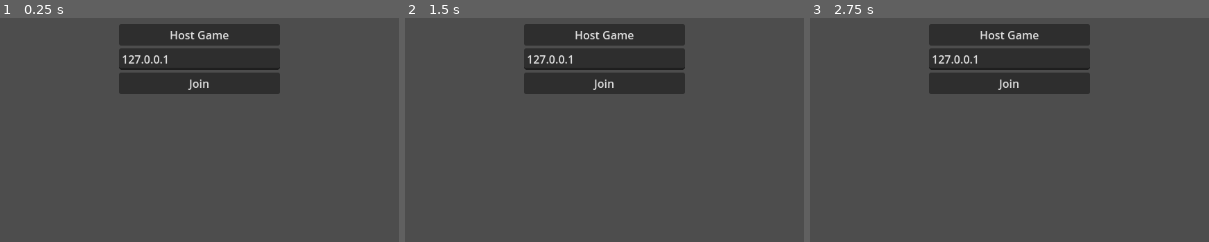
Above: before the commit, frames 1-3 (left to right).
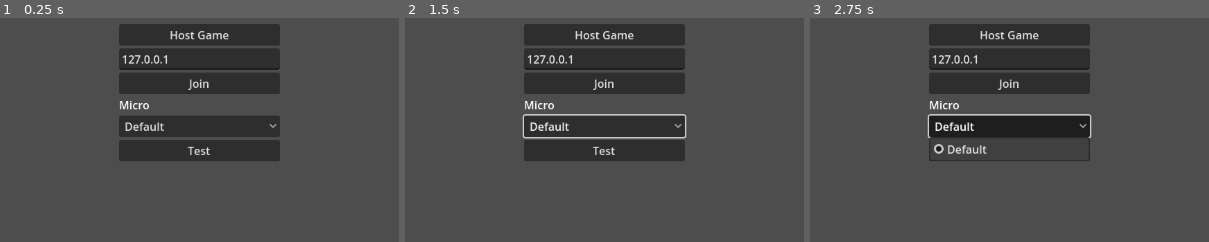
Above: after the commit, the same moments.

Repository: NHerreroo/VoiceActorGame
Game: Godot game, scene res://scenes/Main.tscn
Two runs of this game, one before a commit and one after it. Both use one fixed random seed, a clock stepped at 60 frames per second and the inputs below.
Inputs (mouse positions are % of the whole screen's width and height, from its top left):
- Up to frame 1 (0.25 s): no input
- Up to frame 2 (1.5 s): click (46, 51) at 0.5 s, where only the run after the commit has a clickable "Default"; click (46, 56) at 1.25 s, where only the run after the commit has a clickable "Test"
- Up to frame 3 (2.75 s): click (46, 51) at 2 s, where only the run after the commit has a clickable "Default"
The pictures show only the part of the screen within x 21-71%, y 27-77%; the shares and areas given below are measured in that part.

The runs differ from the first frame. In frame 1, 7.6% of the frame differs, in the area x 29-71%, y 37-64%; in frame 2, 8.4%; in frame 3, 5.0%.

Commit message:
graba pero no se escucha

Diff:
--- a/default_bus_layout.tres
+++ b/default_bus_layout.tres
@@ -1,3 +1,14 @@
-[gd_resource type="AudioBusLayout" format=3 uid="uid://rix75j162dag"]
+[gd_resource type="AudioBusLayout" load_steps=2 format=3 uid="uid://rix75j162dag"]
+
+[sub_resource type="AudioEffectRecord" id="AudioEffectRecord_j3pel"]
+resource_name = "Record"
 
 [resource]
+bus/1/name = &"Mic"
+bus/1/solo = false
+bus/1/mute = false
+bus/1/bypass_fx = false
+bus/1/volume_db = 0.0
+bus/1/send = &"Master"
+bus/1/effect/0/effect = SubResource("AudioEffectRecord_j3pel")
+bus/1/effect/0/enabled = true
--- a/scenes/Lobby.tscn
+++ b/scenes/Lobby.tscn
@@ -31,6 +31,24 @@
 layout_mode = 2
 text = "Start"
 
+[node name="Label" type="Label" parent="VBoxContainer"]
+layout_mode = 2
+text = "Micro"
+
+[node name="MicOptionButton" type="OptionButton" parent="VBoxContainer"]
+layout_mode = 2
+
+[node name="TestMicButton" type="Button" parent="VBoxContainer"]
+layout_mode = 2
+text = "Test"
+
+[node name="AudioStreamPlayer_Mic" type="AudioStreamPlayer" parent="VBoxContainer"]
+bus = &"Mic"
+
+[node name="AudioStreamPlayer_Play" type="AudioStreamPlayer" parent="VBoxContainer"]
+
 [connection signal="pressed" from="VBoxContainer/HostButton" to="." method="_on_host_button_pressed"]
 [connection signal="pressed" from="VBoxContainer/JoinButton" to="." method="_on_JoinButton_pressed"]
 [connection signal="pressed" from="VBoxContainer/StartButton" to="." method="_on_StartButton_pressed"]
+[connection signal="item_selected" from="VBoxContainer/MicOptionButton" to="." method="_on_mic_selected"]
+[connection signal="pressed" from="VBoxContainer/TestMicButton" to="." method="_on_test_mic_pressed"]
--- a/scripts/lobby.gd
+++ b/scripts/lobby.gd
@@ -3,8 +3,88 @@
 @onready var ip_input = $VBoxContainer/IPInput
 @onready var start_button = $VBoxContainer/StartButton
 
+@onready var mic_selector: OptionButton = $VBoxContainer/MicOptionButton
+@onready var test_mic_button: Button = $VBoxContainer/TestMicButton
+@onready var audio_player: AudioStreamPlayer = $VBoxContainer/AudioStreamPlayer
+
+@onready var mic_player: AudioStreamPlayer = $VBoxContainer/AudioStreamPlayer_Mic
+@onready var playback_player: AudioStreamPlayer = $VBoxContainer/AudioStreamPlayer_Play
+
+var mic_stream: AudioStreamMicrophone
+var record_effect: AudioEffectRecord
+var recorded_audio: AudioStreamWAV
+
+
+
 func _ready():
 	start_button.visible = false
+	_setup_microphones()
+
+	test_mic_button.pressed.connect(_on_test_mic_pressed)
+
+	var mic_bus_index = AudioServer.get_bus_index("Mic")
+	record_effect = AudioServer.get_bus_effect(mic_bus_index, 0)
+
+
+# ----------------------------------------
+# MICRÓFONOS
+# ----------------------------------------
+
+func _setup_microphones():
+	mic_selector.clear()
+
+	var devices = AudioServer.get_input_device_list()
+	for d in devices:
+		mic_selector.add_item(d)
+
+	if devices.size() > 0:
+		mic_selector.select(0)
+		AudioServer.input_device = devices[0]
+
+	mic_selector.item_selected.connect(_on_mic_selected)
+
+func _on_mic_selected(index: int):
+	var device = mic_selector.get_item_text(index)
+	AudioServer.input_device = device
+	print("Mic activo:", device)
+
+
+
+# ----------------------------------------
+# TEST MIC
+# ----------------------------------------
+
+func _on_test_mic_pressed():
+	print("🎤 Grabando...")
+
+	mic_stream = AudioStreamMicrophone.new()
+	mic_player.stream = mic_stream
+
+	record_effect.set_recording_active(true)
+	mic_player.play()
+
+	await get_tree().create_timer(2.5).timeout
+
+	mic_player.stop()
+	record_effect.set_recording_active(false)
+
+	recorded_audio = record_effect.get_recording()
+
+	if recorded_audio:
+		print("Audio grabado:", recorded_audio.get_length(), "s")
+		_play_recording()
+	else:
+		print("❌ No se grabó audio")
+
+
+func _play_recording():
+	playback_player.stream = recorded_audio
+	playback_player.play()
+
+
+# ----------------------------------------
+# TU CÓDIGO ORIGINAL (SIN TOCAR)
+# ----------------------------------------
 
 func _on_host_button_pressed() -> void:
 	var peer = ENetMultiplayerPeer.new()
@@ -24,7 +104,6 @@
 	print("START PULSADO (HOST)")
 	rpc("start_draw_phase")
 
-
 @rpc("any_peer", "call_local")
 func start_draw_phase():
 	print("CAMBIO A DRAW EN PEER:", multiplayer.get_unique_id())
Not shown, added: export_presets.cfg
